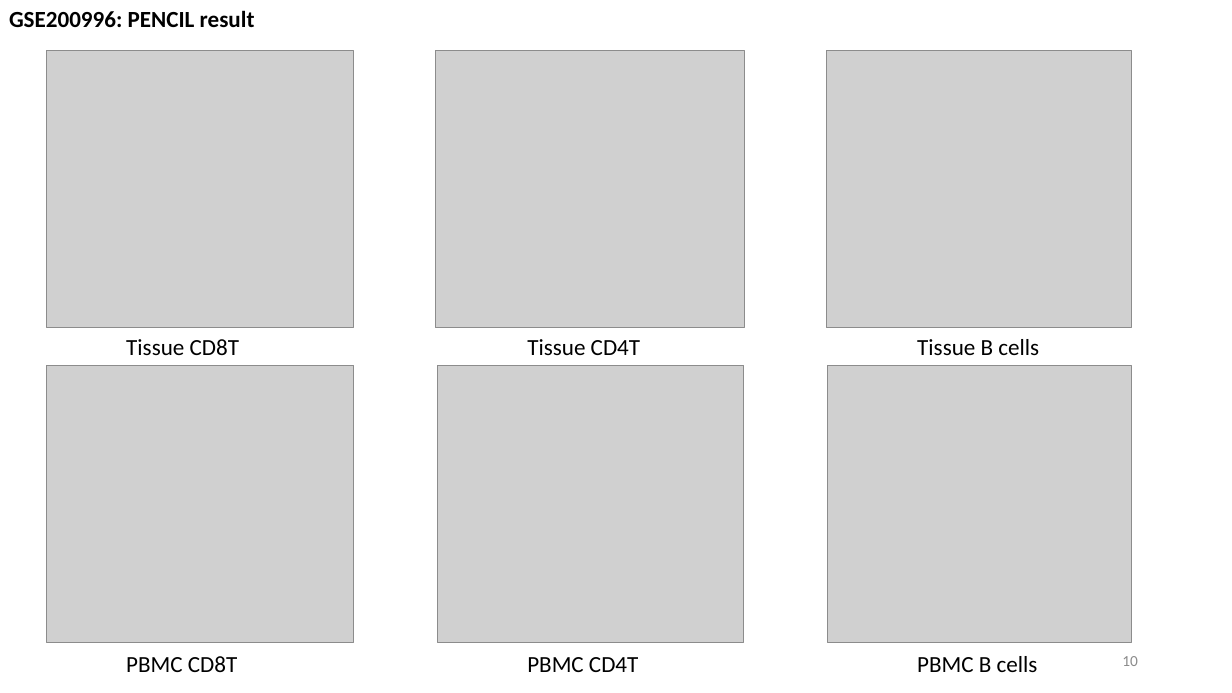
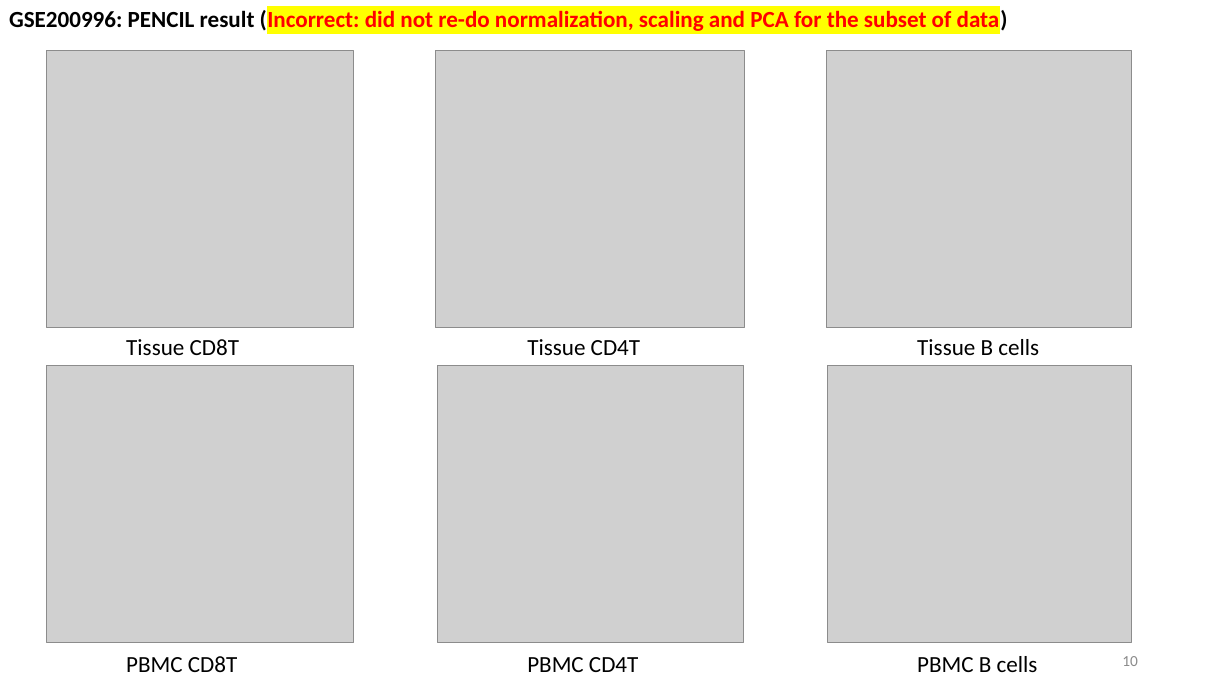
Before and after one commit to rootchang/PENCIL_reusability_report, a slide deck: slide 10 of WorkReport.pptx. Drawn at 1232x693 pixels with LibreOffice and Linux fonts; fonts in the diff are those of the drawing; grey boxes stand for pictures. Boxes give left, top, right and bottom in pixels: in the first picture for what was removed or moved away, otherwise in the second. Text is boxed around its words. In the diff, an @@ line names an element or a change of style, - is before the commit and + after.

Commit message:
fix bug: re-do normalization,scaling... for subsets

```diff
--- a/WorkReport.pptx
+++ b/WorkReport.pptx
@@ text at [9,8,1008,34]: text changed; text colour #000000 to #FF0000 @@
-GSE200996: PENCIL result
+GSE200996: PENCIL result (Incorrect: did not re-do normalization, scaling and PCA for the subset of data)
```
Also in this commit, not shown: 2 slides added, 3 other files.
